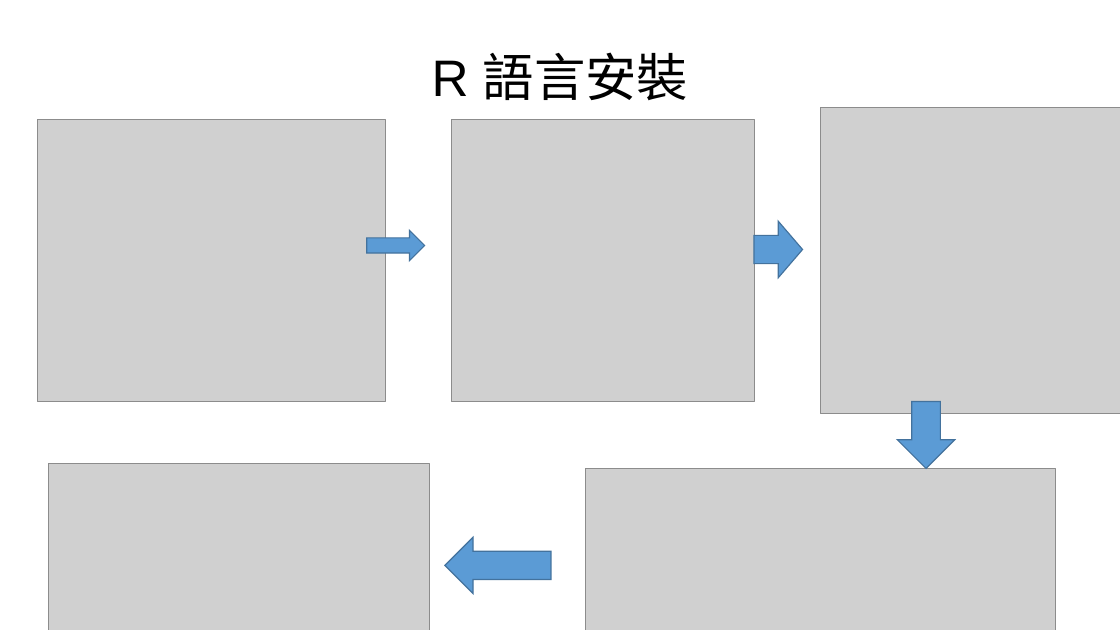
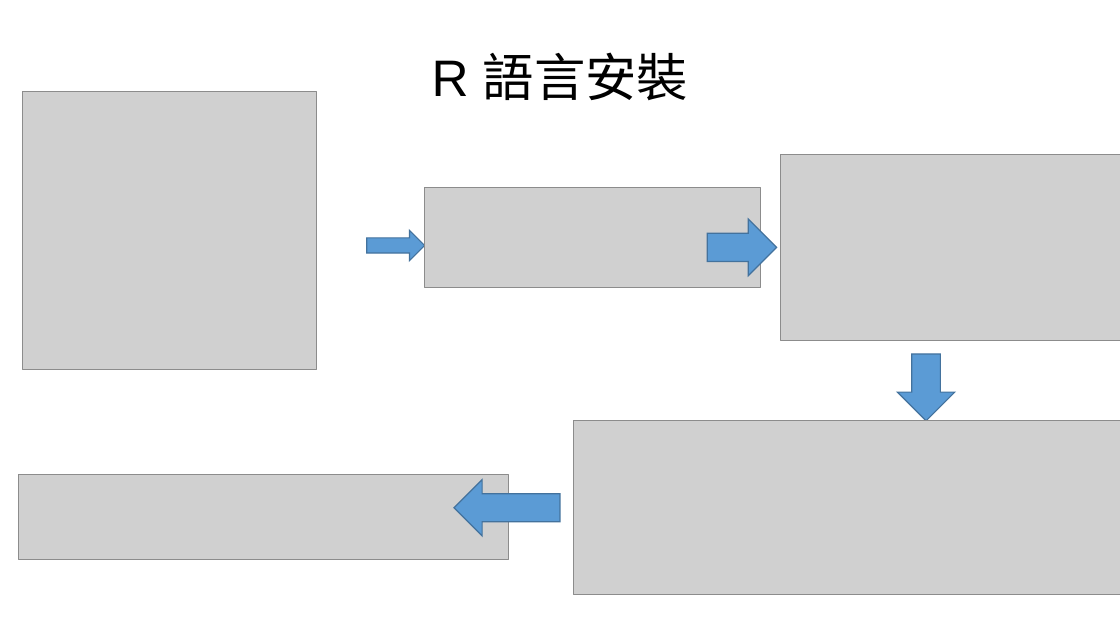
Before and after one commit to oscar82722/test, a slide deck: slide 3 of r_introduction.pptx. Drawn at 1120x630 pixels with LibreOffice and Linux fonts; fonts in the diff are those of the drawing; grey boxes stand for pictures. Boxes give left, top, right and bottom in pixels: in the first picture for what was removed or moved away, otherwise in the second. Text is boxed around its words. In the diff, an @@ line names an element or a change of style, - is before the commit and + after.

```diff
--- a/r_introduction.pptx
+++ b/r_introduction.pptx
@@ picture: place and size @@
-picture at [38, 119, 386, 402]
+picture at [22, 92, 317, 370]
@@ picture removed at [451, 119, 754, 402] @@
@@ picture: place and size @@
-picture at [821, 108, 1120, 414]
+picture at [781, 155, 1120, 341]
@@ picture added at [425, 187, 761, 287] @@
@@ right arrow: place and size @@
-right arrow at [755, 221, 803, 277]
+right arrow at [707, 219, 777, 276]
@@ down arrow: place and size @@
-down arrow at [897, 402, 954, 469]
+down arrow at [897, 354, 954, 421]
@@ picture added at [573, 421, 1120, 595] @@
@@ picture added at [18, 475, 508, 560] @@
@@ picture removed at [49, 464, 429, 630] @@
@@ picture removed at [586, 469, 1055, 630] @@
@@ right arrow: place and size @@
-right arrow at [445, 538, 551, 594]
+right arrow at [454, 480, 560, 536]
```
Also in this commit, not shown: 2 other slides changed.
